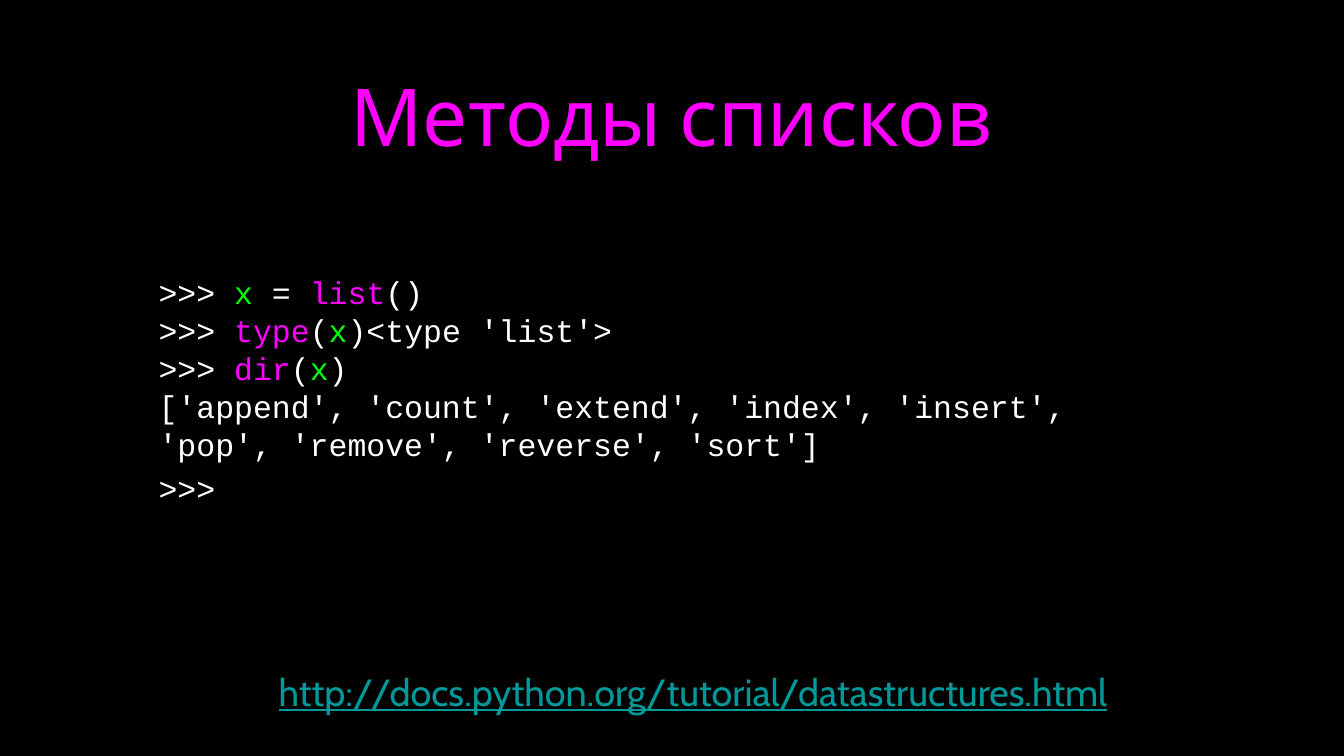
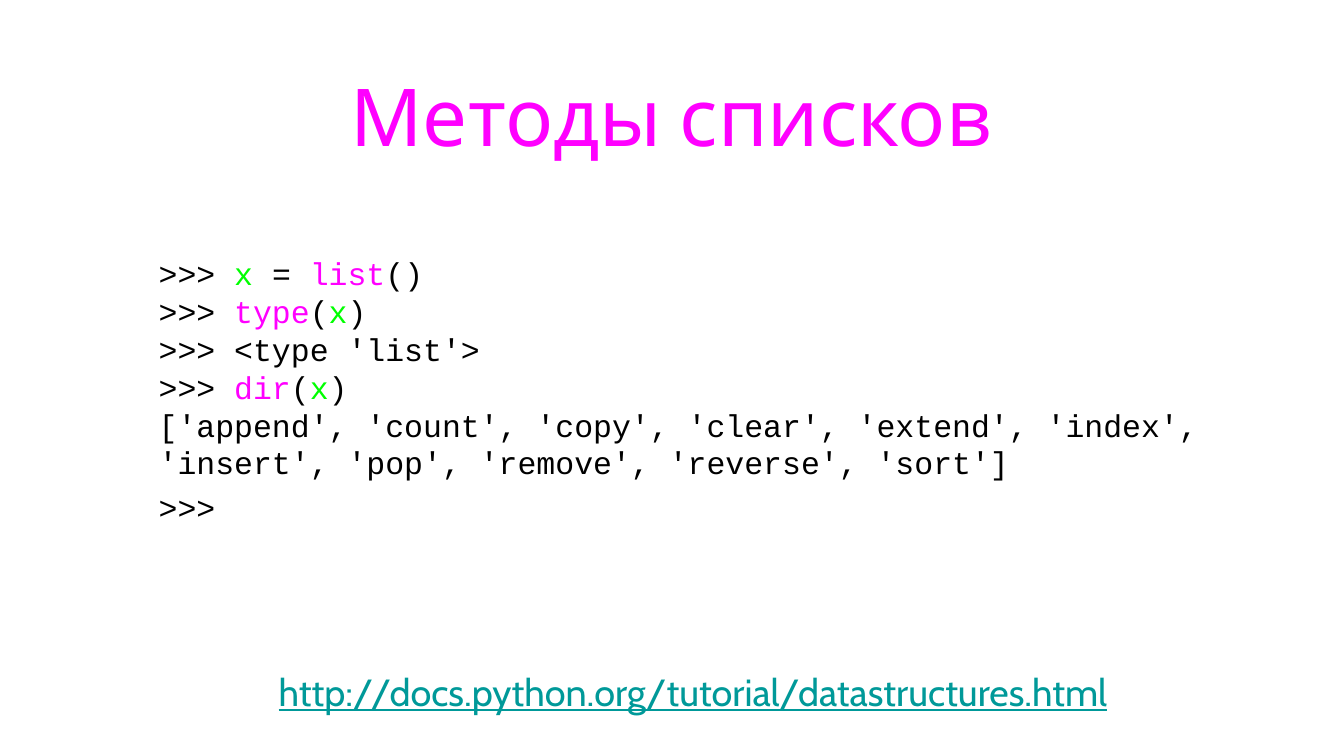
Before and after one commit to maxchv/LearnPython, a slide deck: slide 24 of week02/05.Lists.pptx (slide 19 before the commit). Drawn at 1344x756 pixels with LibreOffice and Linux fonts; fonts in the diff are those of the drawing. Boxes give left, top, right and bottom in pixels: in the first picture for what was removed or moved away, otherwise in the second. Text is boxed around its words. In the diff, an @@ line names an element or a change of style, - is before the commit and + after.

```diff
--- a/week02/05.Lists.pptx
+++ b/week02/05.Lists.pptx
@@ background #000000 to #FFFFFF @@
@@ text at (x1=234, y1=263, x2=423, y2=406): text colour #FFFFFF to #000000 in ">>> = list()", ">>> dir(x)", ">>>" @@
@@ text at (x1=234, y1=301, x2=480, y2=368): text changed; text colour #FFFFFF to #000000 @@
->>> type(x)<type 'list'>
+>>> type(x)
+>>> <type 'list'>
@@ text at (x1=159, y1=414, x2=1198, y2=481): text changed; text colour #FFFFFF to #000000 @@
-['append', 'count', 'extend', 'index', 'insert', 'pop', 'remove', 'reverse', 'sort']
+['append', 'count', 'copy', 'clear', 'extend', 'index', 'insert', 'pop', 'remove', 'reverse', 'sort']
```
Also in this commit, not shown: 27 other slides changed, 5 slides added, 2 other files.
